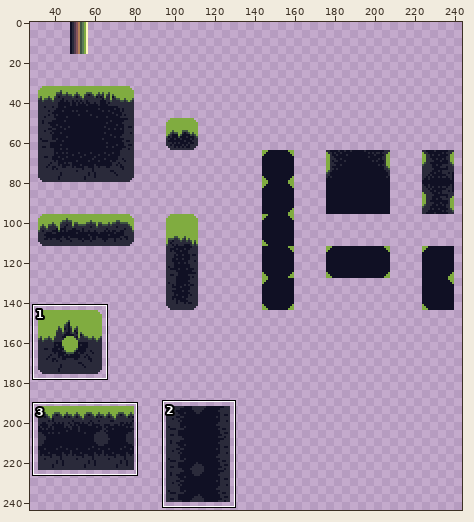
One commit to this sprite sheet: sprites/sGroundTiles/540d461b-78cd-4919-a6d3-1b14a9afbb61.png. Above: a wide view before the commit, with the close-up outlined.
Close-up. Earlier state:
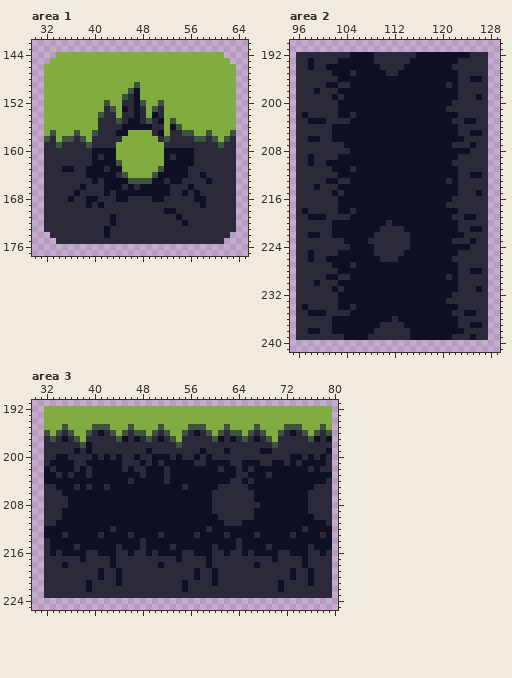
The file is 256x256 pixels. Shown: area 1: x 30..65, y 142..177; area 2: x 95..129, y 190..241; area 3: x 30..80, y 191..225. The wide view leaves out empty margins. The commit also changed other parts of the picture, which this record leaves out.
After the commit:
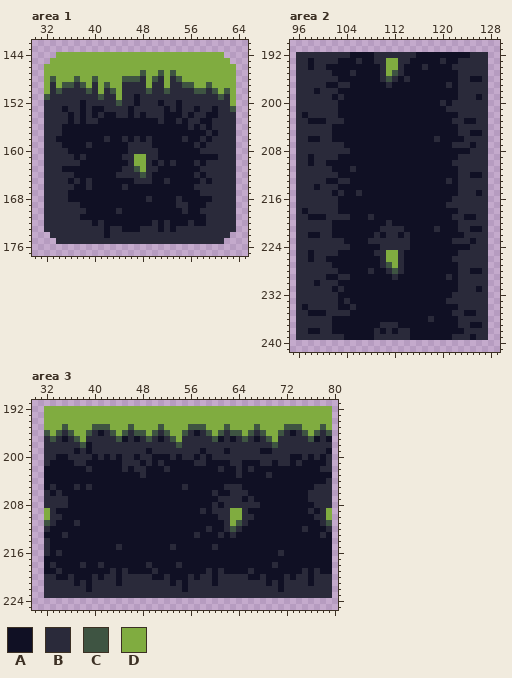
Palette (. is transparent): A #101024  B #2a2a3a  C #3e5442  D #80ac40
Difference:
Area 1:
y 147: x 48 D -> C; x 51 D -> C; x 53 D -> C
y 148: x 33 D -> C; x 37 D -> C; x 40 D -> C; x 45..48 DDDD -> CCCB; x 50..51 DD -> CB; x 53..54 DD -> BC
y 149: x 33 D -> B; x 35..38 DDDD -> CCBC; x 40 D -> B; x 42 D -> C; x 45..48 DDCD -> BBBB; x 50..51 DD -> BB; x 53..56 DDDD -> BBCC; x 59 D -> C
y 150: x 33..40 DDDDDDDD -> BCBBBBCB; x 42..43 DD -> BC; x 45..60 DCADDDDDDDDDDDDD -> BBBBCBBCBBBBCCBC; x 62 D -> C
y 151: x 32..43 DDDDDDDDDDDD -> CBBBBBBBBCBB; x 45 C -> B; x 48..62 DDDDDDDDDDDDDDD -> BBBBBBBBBBBBBCB
y 152: x 32..44 DDDDDDDDDDCDD -> BBBBBBABBBBBC; x 48..62 CDDCDDDDDDDDDDD -> BBBABBABBBBBBBB
y 153: x 32..41 DDDDDDDDDD -> BBBABBABAA; x 43..47 CDABA -> BBBAB; x 49..50 DC -> BB; x 52..63 DDDDDDDDDDDD -> ABABBABBABBC
y 154: x 32..44 DDDDDDDDDCBBD -> BBBBABABABAAB; x 46..50 BABDA -> ABABB; x 52..63 DDDDDDDDDDDD -> AAABABBAABBB
y 155: x 32..45 DDDDDDDDDBBBCB -> BBBBABABBAAAAA; x 48..63 BCBADCDDDDDDDDDD -> AAABAABABBAABBBB
y 156: x 32..44 DDDDDDDDDBBBB -> BBBAAAAAAAAAA; x 50..52 BBD -> AAA; x 54..63 CDDDDDDDDD -> AABABABBBB
y 157: x 32..43 DCDDDCDDCBBB -> BBBAAAAAAAAA; x 46..50 DDDDB -> AAAAA; x 52..63 DBBCCDDCDDDC -> AAAAAAABABBB
y 158: x 32 C -> B; x 34..41 DCCBCDBB -> AAAAAAAA; x 43..54 BBDDDDDDBCBB -> AABABABAAAAA; x 56..62 BCCBCDC -> AABABBB
y 159: x 34..56 CBBBBCBBBBDDDDDDDDBBBBB -> BAAAABAAAAAABBBBAAAAAAA; x 58 B -> A; x 61 C -> B
y 160: x 36..39 BBBB -> AAAA; x 44..51 DDDDDDDD -> AABBBBBA; x 57 B -> A
y 161: x 37 B -> A; x 39 B -> A; x 41 B -> A; x 44..46 DDD -> ABB; x 49..51 DDD -> BBA; x 53 B -> A; x 57..60 BBBB -> AAAA
y 162: x 38..39 BB -> AA; x 44..46 CDD -> AAB; x 49..51 DDD -> BAB; x 53 A -> B; x 58 B -> A
y 163: x 37..38 BB -> AA; x 42 B -> A; x 45..47 DDD -> BBC; x 49..51 DDC -> BBA; x 56..57 BB -> AA
y 164: x 37..38 BB -> AA; x 45..50 CDDDDC -> BBBCBA; x 56 B -> A
y 165: x 36 B -> A; x 38 B -> A; x 41 B -> A; x 46..49 CCCC -> ABBB; x 55..57 BBB -> AAA
y 166: x 37 B -> A; x 40..41 BB -> AA; x 47 B -> A; x 53..55 BBB -> AAA
y 167: x 36 B -> A; x 38..41 BBBB -> AAAA; x 43 B -> A; x 53..54 BB -> AA; x 56 B -> A
y 168: x 37..38 BB -> AA; x 41..43 BBB -> AAA; x 46..48 BBB -> AAA; x 52..53 BB -> AA; x 55..56 BB -> AA; x 59 B -> A
y 169: x 38 B -> A; x 40 B -> A; x 42..53 BBBBBBBBBBBB -> AAAAAAAAAAAA; x 56..57 BB -> AA
y 170: x 39..43 BBBBB -> AAAAA; x 45..51 BBBBBBB -> AAAAAAA; x 54 B -> A; x 56..57 BB -> AA
y 171: x 38..42 BBBBB -> AAAAA; x 44..53 BBBBBBBBBB -> AAAAAAAAAA; x 55..58 BBBB -> AAAA
y 172: x 40 B -> A; x 42 B -> A; x 44..49 BBBBBB -> AAAAAA; x 51 B -> A; x 53..54 BB -> AA; x 57..58 BB -> AA
y 173: x 45..47 BBB -> AAA; x 51 B -> A; x 53 B -> A
Area 2:
y 193: x 106 A -> B; x 111..112 BB -> DD; x 120 A -> B
y 194: x 111..112 BB -> DD; x 117 A -> B
y 195: x 110..113 ABBA -> BDCB
y 196: x 110..112 AAA -> BCB; x 114 A -> B
y 197: x 111 A -> B
y 200: x 120 A -> B
y 202: x 105 B -> A
y 203: x 104 B -> A
y 206: x 119 A -> B
y 215: x 106 A -> B
y 218: x 105 B -> A
y 219: x 108 A -> B
y 221: x 119 A -> B
y 222: x 110 B -> A; x 113 B -> A
y 224: x 109 B -> A
y 225: x 111..112 BB -> DD
y 226: x 111..113 BBA -> DDB
y 227: x 105 B -> A; x 110..113 AAAA -> BCDB
y 228: x 108 A -> B; x 111..113 AAA -> BCB
y 229: x 112 A -> B
y 233: x 104 A -> B
y 236: x 112 B -> A; x 118 A -> B
y 237: x 113 B -> A
y 238: x 110 B -> A; x 112 B -> A
y 239: x 108 B -> A
Area 3:
y 201: x 71 A -> B
y 202: x 33 B -> A; x 37 B -> A; x 76 B -> A
y 203: x 34 B -> A; x 36 B -> A; x 39 B -> A; x 52 B -> A; x 65 B -> A
y 204: x 46 B -> A; x 52 B -> A; x 63..64 BB -> AA; x 66 B -> A
y 205: x 32 B -> A; x 42 B -> A; x 61 B -> A; x 65 B -> A
y 206: x 33 B -> A; x 61..62 BB -> AA; x 66 B -> A
y 207: x 60 B -> A; x 65 B -> A
y 208: x 61 B -> A; x 76 B -> A
y 209: x 32 B -> D; x 34 B -> A; x 58 A -> B; x 63..64 BB -> DD; x 66 B -> A; x 77 B -> A; x 79 B -> D
y 210: x 32 B -> D; x 63..64 BB -> DD; x 79 B -> D
y 211: x 32 B -> C; x 37 A -> B; x 63..65 BBA -> DCB; x 78..79 AB -> BC
y 212: x 32 A -> B; x 43 B -> A; x 62..64 AAA -> BCB; x 79 A -> B
y 213: x 41 B -> A; x 46 B -> A; x 51 B -> A; x 61..63 ABA -> BAB; x 67 B -> A; x 73 B -> A
y 214: x 48 B -> A; x 64 B -> A
y 215: x 37 B -> A; x 48 B -> A; x 64 B -> A; x 69 B -> A; x 76 B -> A
y 216: x 39..40 BB -> AA; x 44..45 BB -> AA; x 47..48 BB -> AA; x 50 B -> A; x 55..56 BB -> AA; x 60..61 BB -> AA; x 63..64 BB -> AA; x 66 B -> A; x 72 B -> A; x 76..77 BB -> AA; x 79 B -> A
y 217: x 32..37 BBBBBB -> AAAAAA; x 39..42 BBBB -> AAAA; x 44..53 BBBBBBBBBB -> AAAAAAAAAA; x 55..58 BBBB -> AAAA; x 60..69 BBBBBBBBBB -> AAAAAAAAAA; x 71..74 BBBB -> AAAA; x 76..79 BBBB -> AAAA
y 218: x 32 B -> A; x 34 B -> A; x 36..37 BB -> AA; x 39..40 BB -> AA; x 42 B -> A; x 44..48 BBBBB -> AAAAA; x 50 B -> A; x 52..53 BB -> AA; x 55..58 BBBB -> AAAA; x 60..66 BBBBBBB -> AAAAAAA; x 68..69 BB -> AA; x 71..74 BBBB -> AAAA; x 76..79 BBBB -> AAAA
y 219: x 32..33 BB -> AA; x 35..40 BBBBBB -> AAAAAA; x 42 B -> A; x 46..49 BBBB -> AAAA; x 51..56 BBBBBB -> AAAAAA; x 58 B -> A; x 62..65 BBBB -> AAAA; x 67..72 BBBBBB -> AAAAAA; x 74 B -> A; x 78..79 BB -> AA
y 220: x 34..35 BB -> AA; x 37..39 BBB -> AAA; x 50..51 BB -> AA; x 53..55 BBB -> AAA; x 66..67 BB -> AA; x 69..71 BBB -> AAA
y 221: x 37 B -> A; x 53 B -> A; x 69 B -> A
